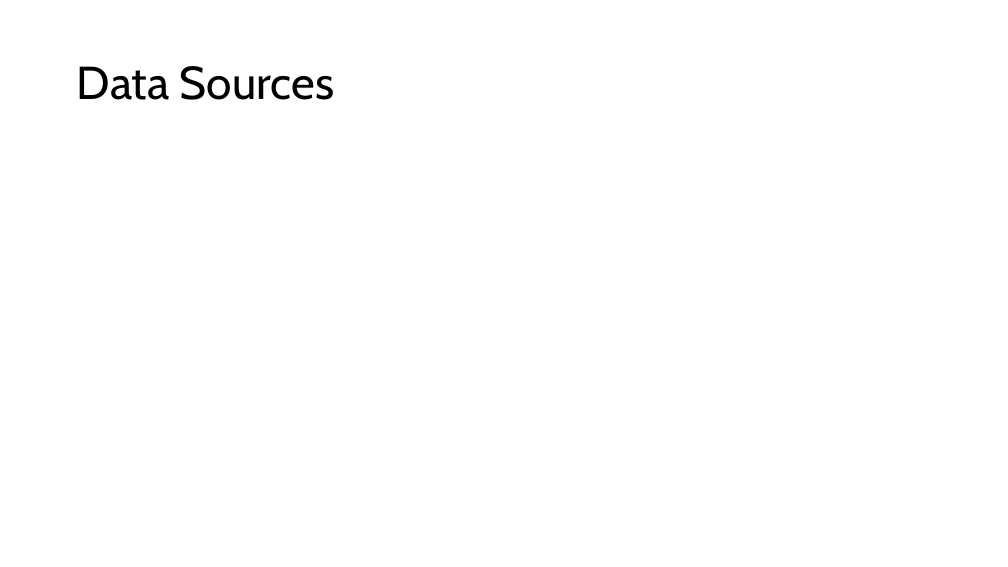
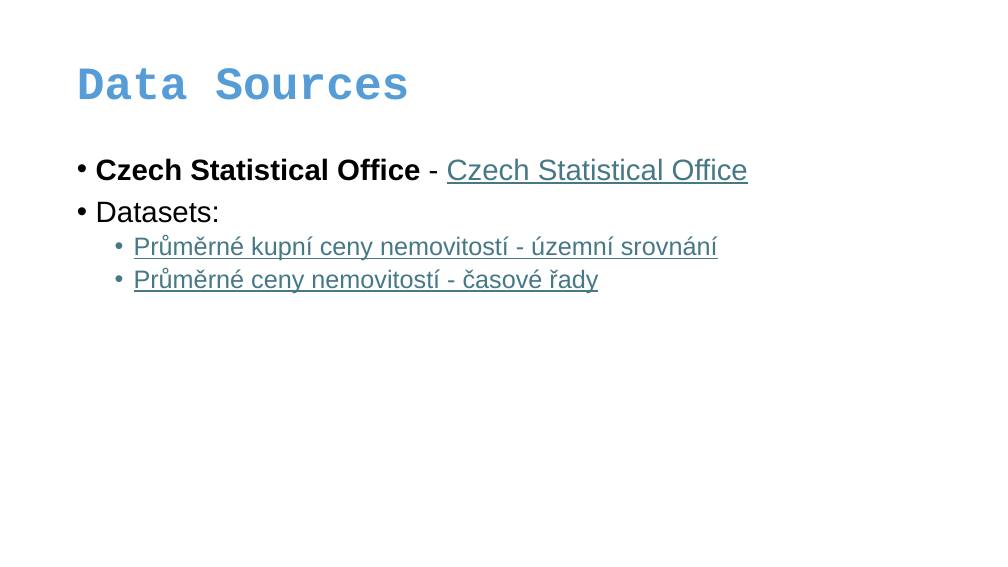
Before and after one commit to MiraZzle/cz-real-estate-analysis, a slide deck: slide 3 of Czech Real Estate Analysis - presentation.pptx. Drawn at 1008x567 pixels with LibreOffice and Linux fonts; fonts in the diff are those of the drawing. Boxes give left, top, right and bottom in pixels: in the first picture for what was removed or moved away, otherwise in the second. Text is boxed around its words. In the diff, an @@ line names an element or a change of style, - is before the commit and + after.

```diff
--- a/Czech Real Estate Analysis - presentation.pptx
+++ b/Czech Real Estate Analysis - presentation.pptx
@@ title "Data Sources" at [77,68,409,100]: font Cabin to Courier New, text colour #000000 to #569CD6, bold on @@
@@ text added at [96,158,748,293], 24 pt, text #467886, underline @@
+• Czech Statistical Office - Czech Statistical Office
+• Datasets:
+  • Průměrné kupní ceny nemovitostí - územní srovnání
+  • Průměrné ceny nemovitostí - časové řady
```
Also in this commit, not shown: 7 other slides changed, 4 slides added, 5 slides removed, 11 other files.
